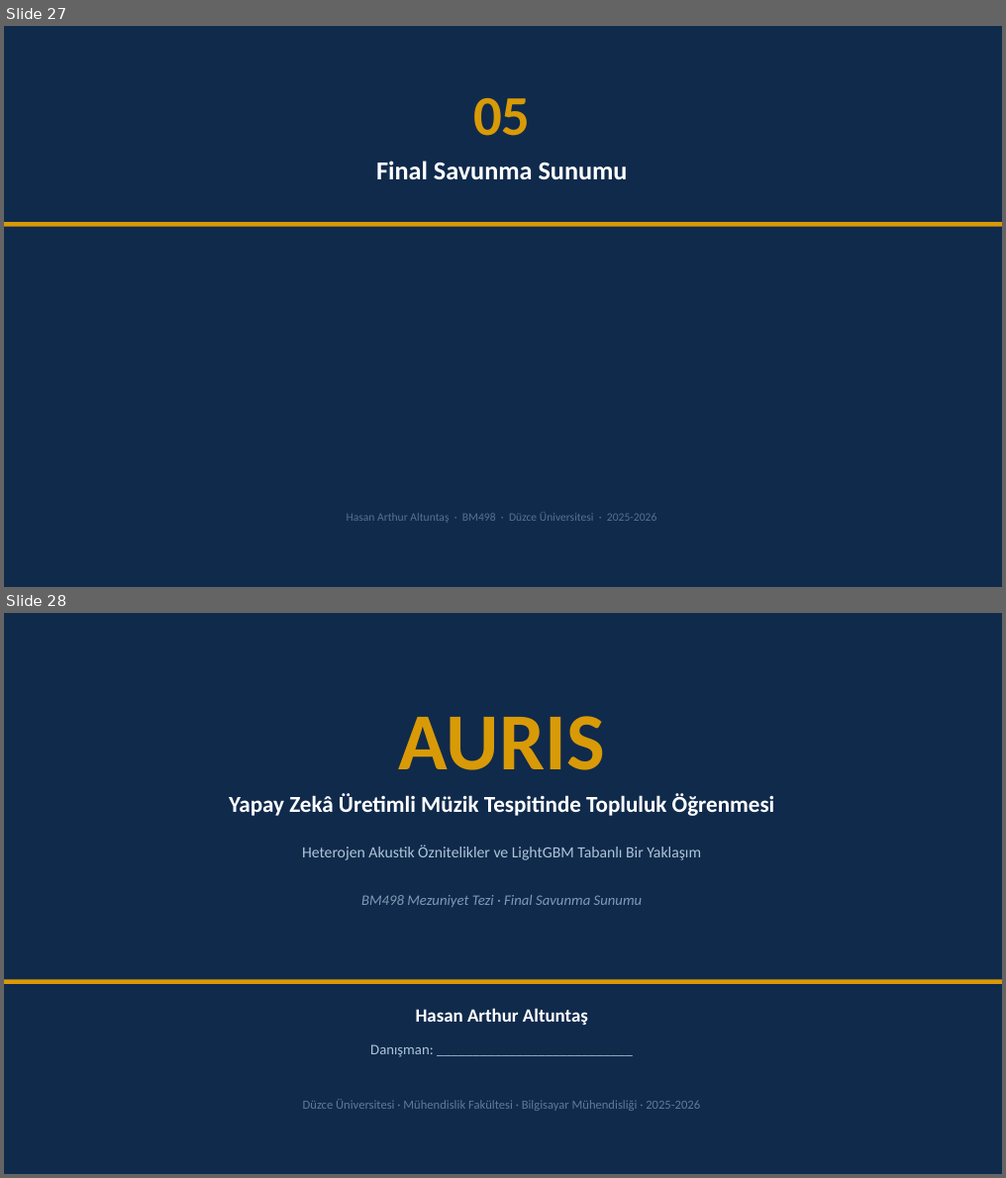
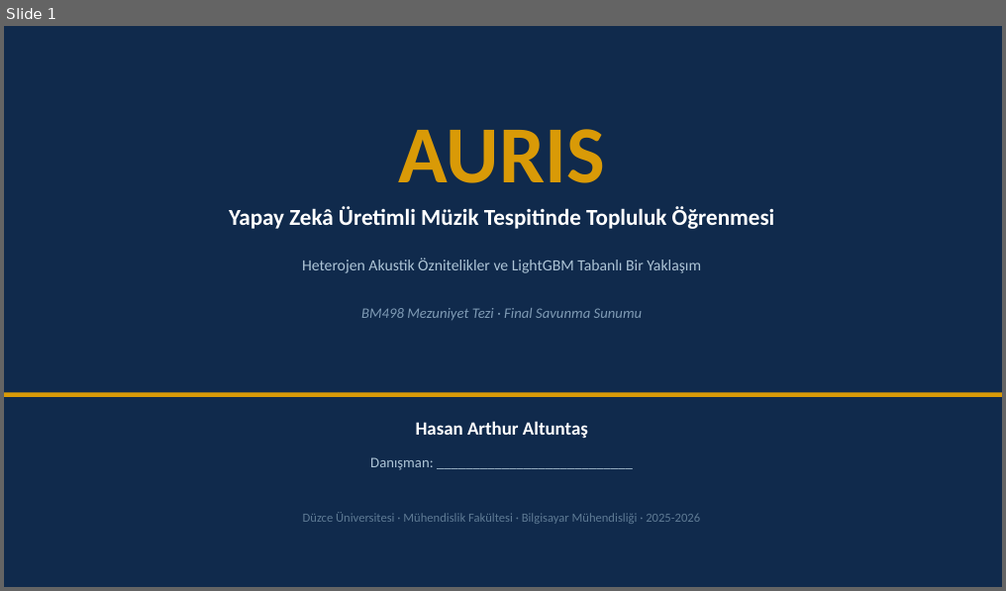
Before and after one commit to Rtur2003/CrownCode, a slide deck: docs/academic/TeslimEdilecekler/Sunumlar/AURIS_Tum_Sunumlar_Birlesik.pptx. Shown one above the other, each under a label of ours: slides 27 and 28 before the commit, slide 1 after it. The pictures are 1006x1178 and 1006x591 pixels, drawn with LibreOffice and Linux fonts; fonts in the diff are those of the drawing. Boxes give left, top, right and bottom in pixels: in the first picture for what was removed or moved away, otherwise in the second. Text is boxed around its words. In the diff, an @@ line names an element or a change of style, - is before the commit and + after.

```diff
--- a/docs/academic/TeslimEdilecekler/Sunumlar/AURIS_Tum_Sunumlar_Birlesik.pptx
+++ b/docs/academic/TeslimEdilecekler/Sunumlar/AURIS_Tum_Sunumlar_Birlesik.pptx
@@ slide 27 removed at <box>4,26,1002,587</box>, background #102A4C @@
@@ text removed at <box>473,98,530,136</box> @@
-05
@@ text removed at <box>376,161,628,179</box> @@
-Final Savunma Sunumu
@@ rectangle removed at <box>4,222,1002,227</box> @@
@@ text removed at <box>347,512,656,523</box> @@
-Hasan Arthur Altuntaş · BM498 · Düzce Üniversitesi · 2025-2026
@@ what was slide 28 is now slide 1 @@
```
Also in this commit, not shown: 27 other slides removed, 2 other files.
